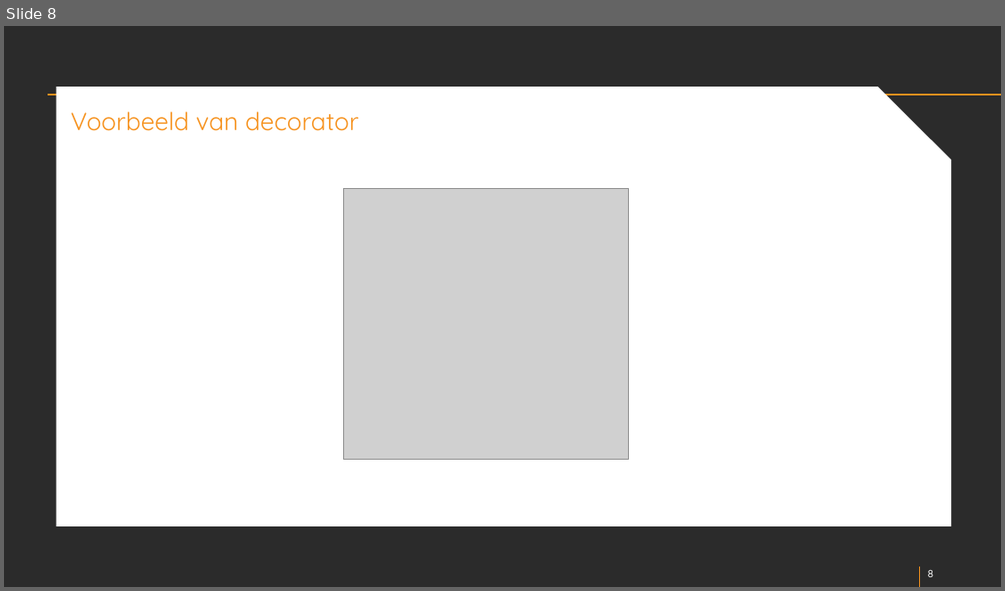
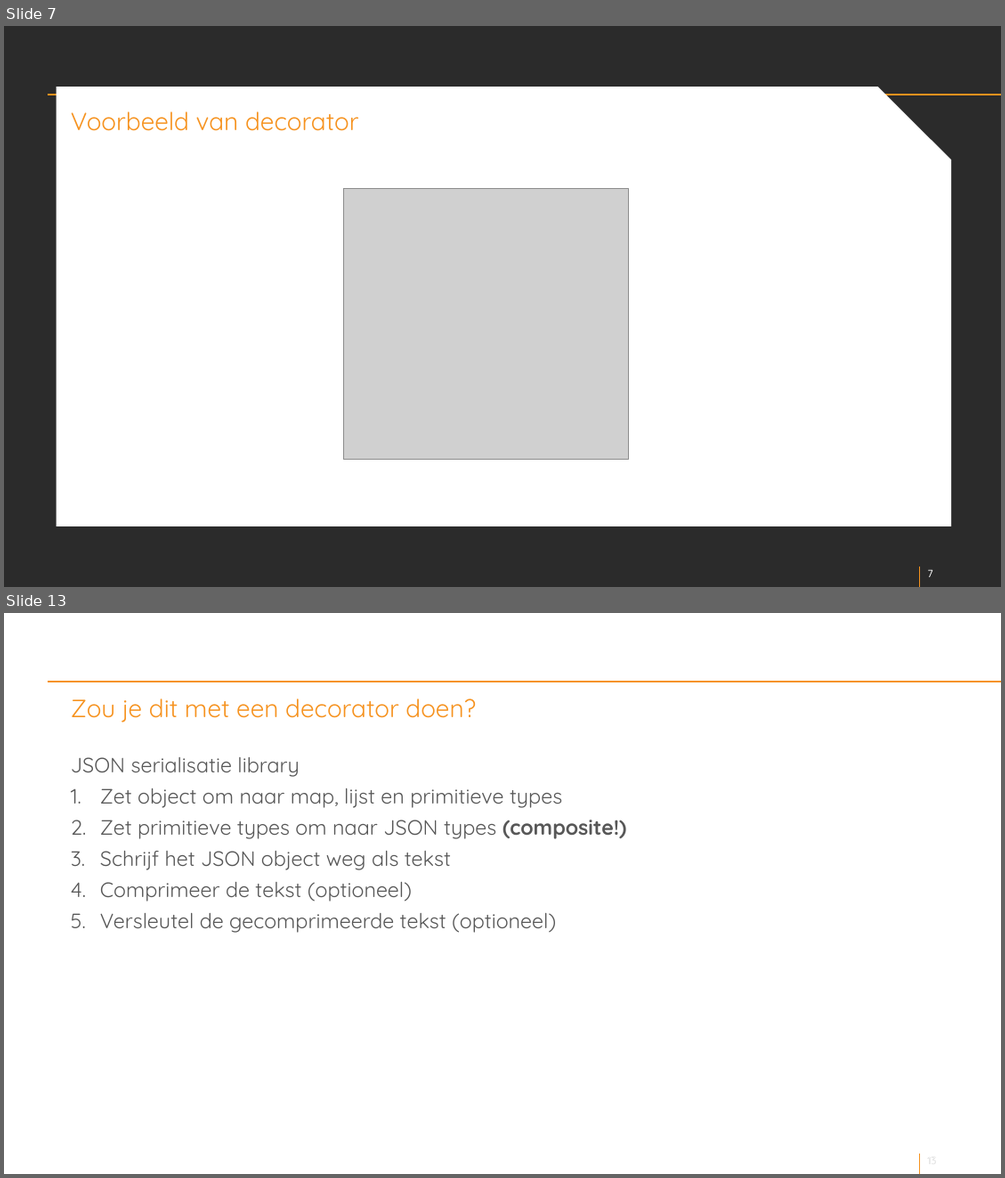
Before and after one commit to markKL1/decorator, a slide deck: presentation/decorator-v1.pptx. Shown one above the other, each under a label of ours: slide 8 before the commit, slides 7 and 13 after it; the slides between them are not shown. The pictures are 1005x591 and 1005x1178 pixels, drawn with LibreOffice and Linux fonts; fonts in the diff are those of the drawing; grey boxes stand for pictures; background and template pictures are left out; a plain dark background stands for a picture behind light text. Boxes give left, top, right and bottom in pixels: in the first picture for what was removed or moved away, otherwise in the second. Text is boxed around its words. In the diff, an @@ line names an element or a change of style, - is before the commit and + after.

```diff
--- a/presentation/decorator-v1.pptx
+++ b/presentation/decorator-v1.pptx
@@ slide 13 added at bbox=[4, 613, 1001, 1174], background picture (left out); not listed: 4 template elements that a slide beside it also shows @@
@@ title added at bbox=[71, 698, 476, 722], 24 pt, text #F6921E @@
+Zou je dit met een decorator doen?
@@ text added at bbox=[71, 757, 626, 933], 20 pt, text #575757 @@
+JSON serialisatie library
+1. Zet object om naar map, lijst en primitieve types
+2. Zet primitieve types om naar JSON types (composite!)
+3. Schrijf het JSON object weg als tekst
+4. Comprimeer de tekst (optioneel)
+5. Versleutel de gecomprimeerde tekst (optioneel)
@@ what was slide 8 is now slide 7 @@
@@ page number at bbox=[923, 567, 961, 580]: text changed @@
-8
+7
@@ page number at bbox=[928, 569, 933, 577]: text changed @@
-8
+7
```
Also in this commit, not shown: 2 slides changed, 11 other slides added, 2 slides removed, 3 other files.
